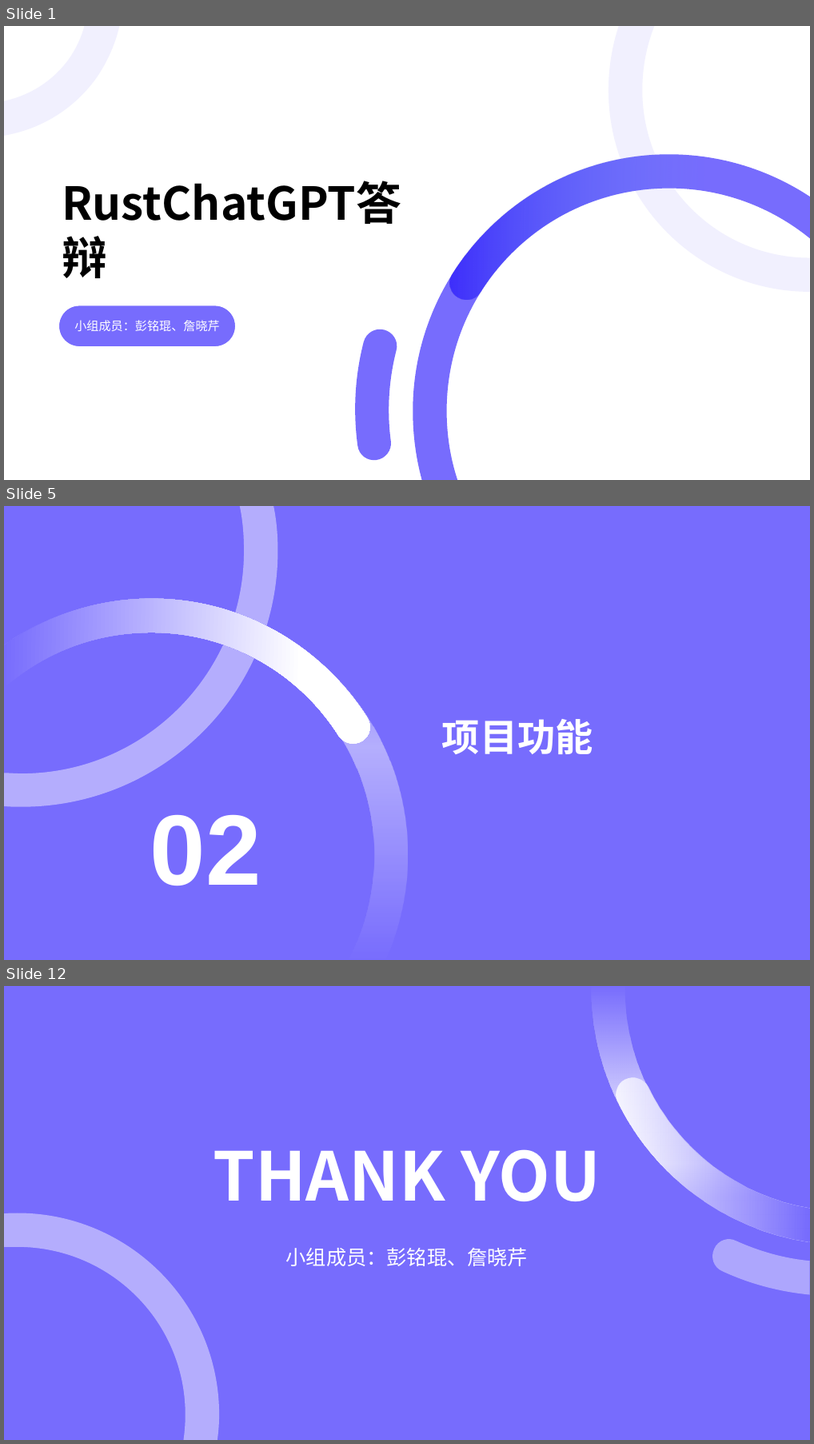
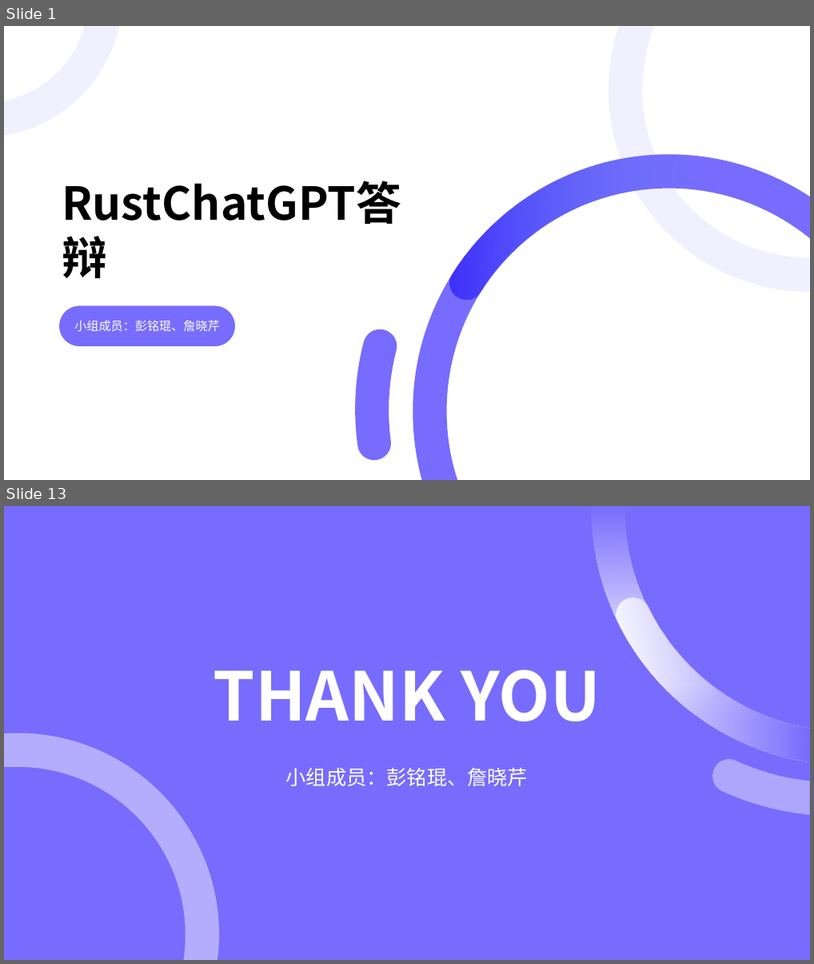
Before and after one commit to EldenPdx/Easy-ChatGPT, a slide deck: RustChatGPT答辩.pptx. Shown one above the other, each under a label of ours: slides 1, 5 and 12 before the commit, slides 1 and 13 after it; the slides between them are not shown. The pictures are 814x1444 and 814x964 pixels, drawn with LibreOffice and Linux fonts; fonts in the diff are those of the drawing. Boxes give left, top, right and bottom in pixels: in the first picture for what was removed or moved away, otherwise in the second. Text is boxed around its words. In the diff, an @@ line names an element or a change of style, - is before the commit and + after.

```diff
--- a/RustChatGPT答辩.pptx
+++ b/RustChatGPT答辩.pptx
@@ slide 5 removed at (x1=4, y1=506, x2=810, y2=960), background #FFFFFF; not listed: 1 template element that a slide beside it also shows @@
@@ freeform shape removed at (x1=4, y1=506, x2=278, y2=807) @@
@@ freeform shape removed at (x1=4, y1=599, x2=407, y2=960) @@
@@ freeform shape removed at (x1=4, y1=599, x2=370, y2=744) @@
@@ title removed at (x1=442, y1=719, x2=594, y2=754) @@
-项目功能
@@ text removed at (x1=150, y1=815, x2=262, y2=885) @@
-02
@@ what was slide 12 is now slide 13 @@
```
Also in this commit, not shown: 8 slides changed, 3 slides added, 1 other slide removed, 29 other files.
